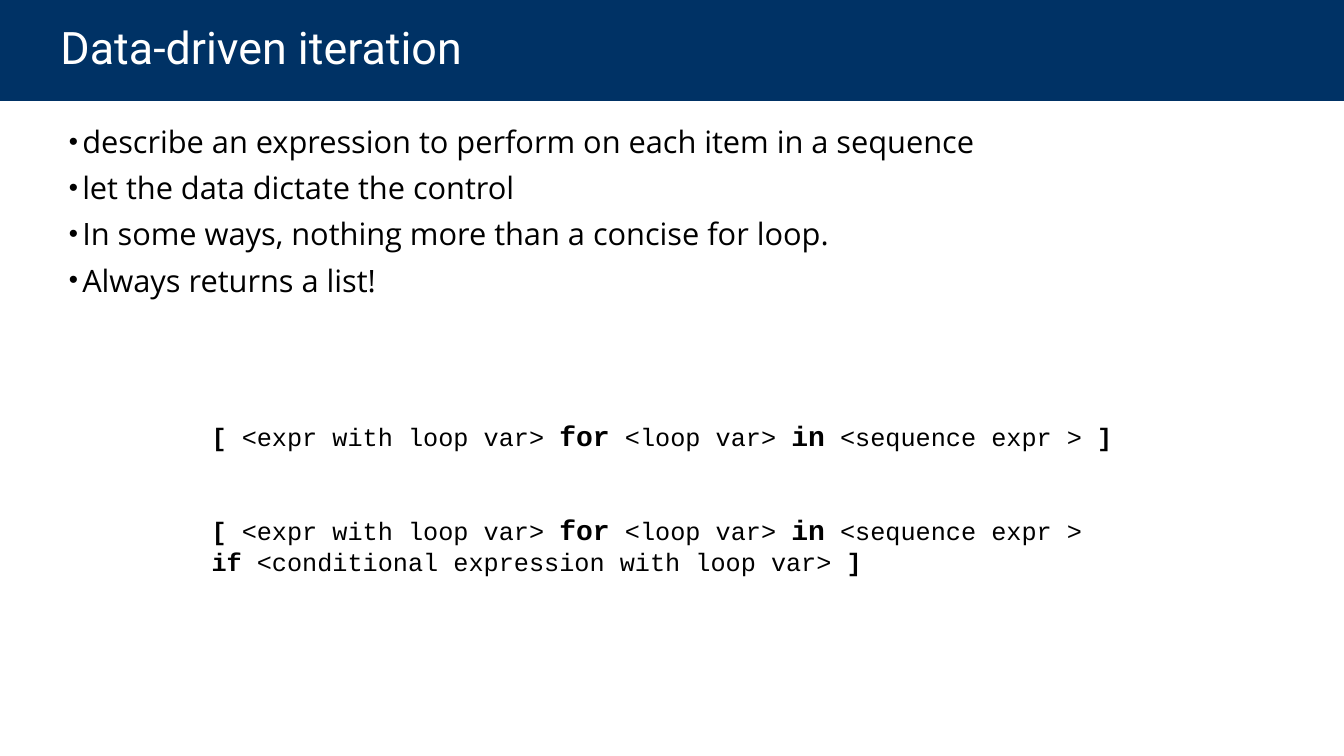
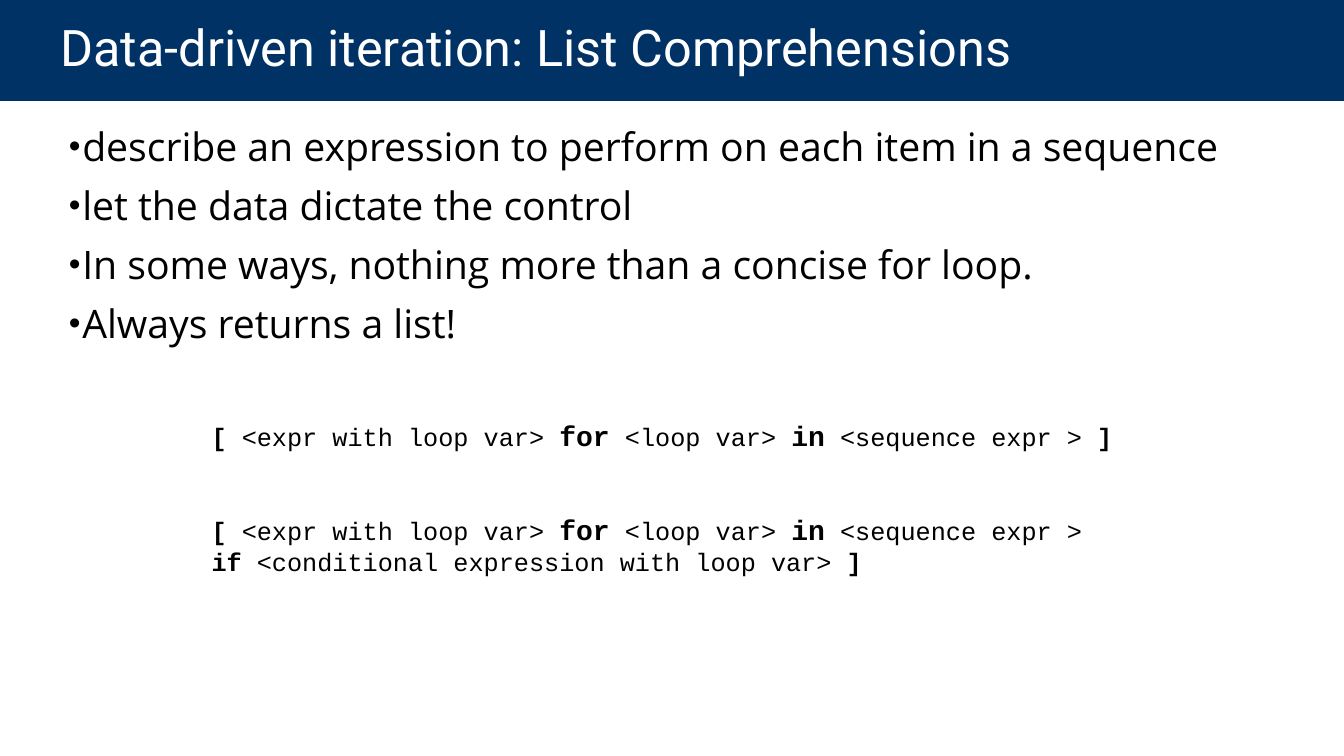
Before and after one commit to cs88-website/sp24, a slide deck: slide 6 of assets/slides/sp24/05-HOFs.pptx (slide 7 before the commit). Drawn at 1344x756 pixels with LibreOffice and Linux fonts; fonts in the diff are those of the drawing. Boxes give left, top, right and bottom in pixels: in the first picture for what was removed or moved away, otherwise in the second. Text is boxed around its words. In the diff, an @@ line names an element or a change of style, - is before the commit and + after.

```diff
--- a/assets/slides/sp24/05-HOFs.pptx
+++ b/assets/slides/sp24/05-HOFs.pptx
@@ title at (60, 28, 1011, 77): text changed; size 32 to 36 pt @@
-Data-driven iteration
+Data-driven iteration: List Comprehensions
@@ text "describe an expression to perform ..." at (82, 131, 1218, 348): size 22 to 28 pt; more space between paragraphs @@
```
Also in this commit, not shown: 36 other slides changed, 1 slide added, 1 slide removed, 7 other files.
